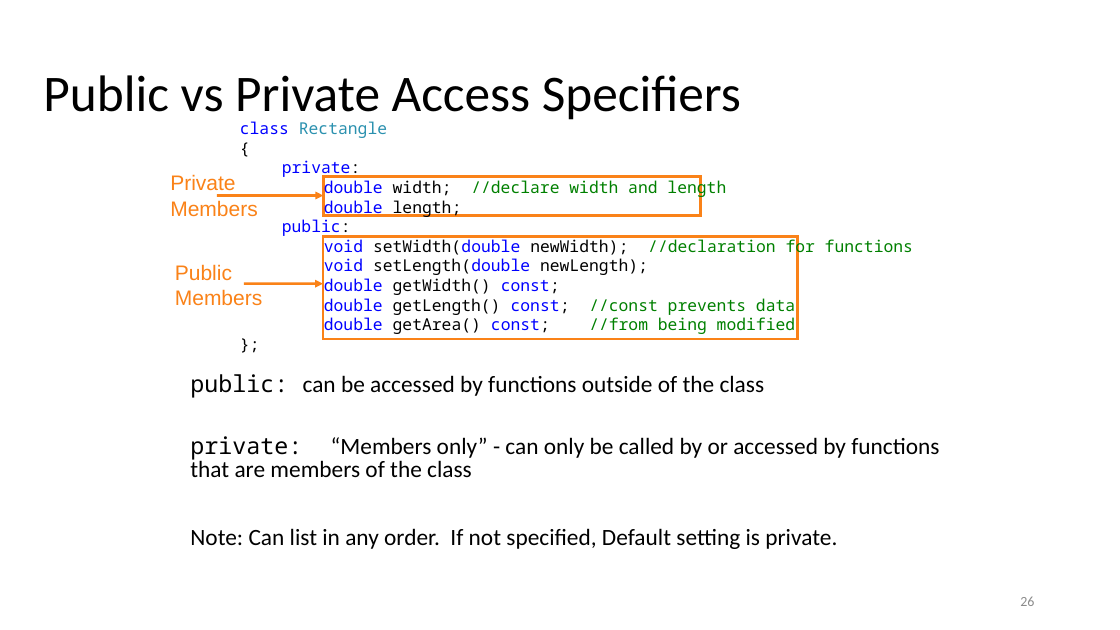
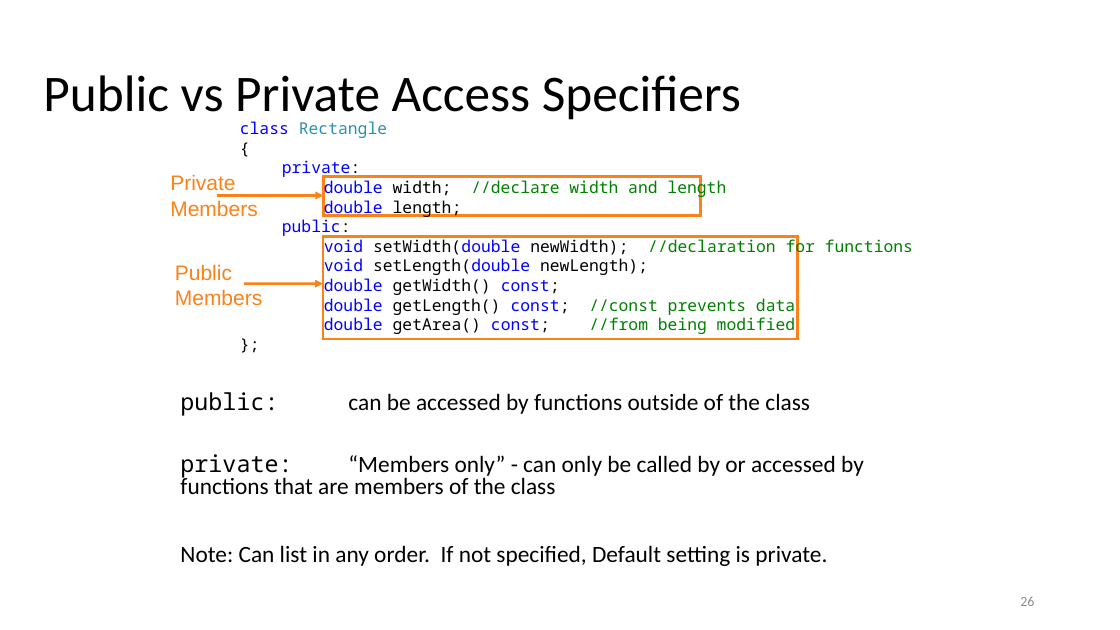
Before and after one commit to JimmyKePeng/Bootcamp-Repository, a slide deck: slide 26 of - Slides/CS301_Bootcamp_Classes_and_Structs.pptx. Drawn at 1120x630 pixels with LibreOffice and Linux fonts; fonts in the diff are those of the drawing. Boxes give left, top, right and bottom in pixels: in the first picture for what was removed or moved away, otherwise in the second. Text is boxed around its words. In the diff, an @@ line names an element or a change of style, - is before the commit and + after.

```diff
--- a/- Slides/CS301_Bootcamp_Classes_and_Structs.pptx
+++ b/- Slides/CS301_Bootcamp_Classes_and_Structs.pptx
@@ text "public: can be accessed by ..." rewrapped from [190,374,939,549] to [180,392,864,566] @@
```
Also in this commit, not shown: 12 other slides changed, 4 other files.
